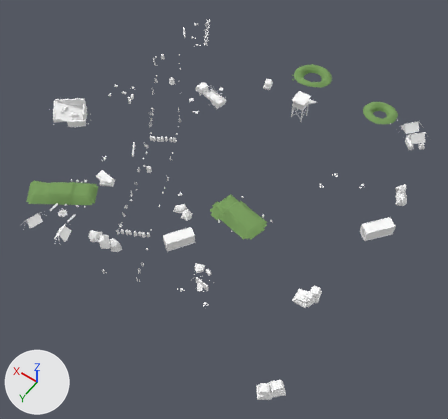
The glTF model assets/models/outdoor/outdoor_03.glb as it was, and as the next commit left it.
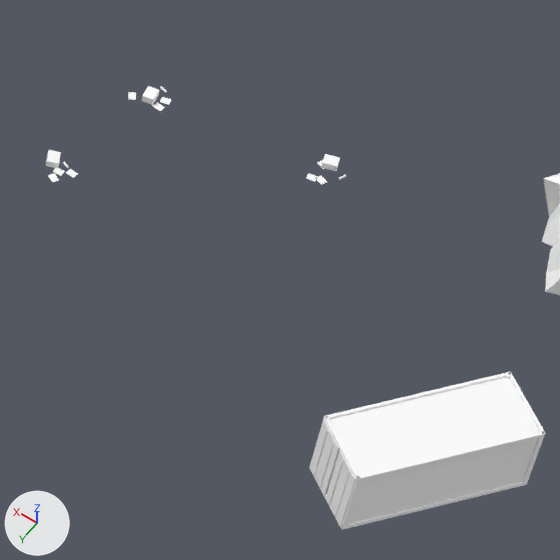
There are two pictures of each version: one whole from a 50 mm lens placed at (-53.0, 82.4, 104.7), pointed at (-2.7, 12.0, -6.0), one close up on the part from 70% to 89% of the width and 38% to 59% of the height. Lighting does not change. The marker at lower left points along +X, +Y and +Z. The older version's two pictures come first. Vertices at exactly the same position are counted once.

Before the edit, the objects in view are built like this:
```python
me_gas_station_town = bpy.data.meshes.new('gas_station_town')
me_gas_station_town.from_pydata(...)  # 12403 vertices, 18644 faces; spans x -38.2..43.5, y -38.1..46.4, z -4.0..6.8
# faces by material slot: [16386, 2258]
me_gas_station_town.materials.append(mat_kit_atlas)  # white #ffffff
me_gas_station_town.materials.append(mat_ground)  # picture img_kit_dbr_ground
ob_gas_station_town = bpy.data.objects.new('gas_station_town', me_gas_station_town)
ob_gas_station_town.location = (0.0, 0.0, 0.0)
```
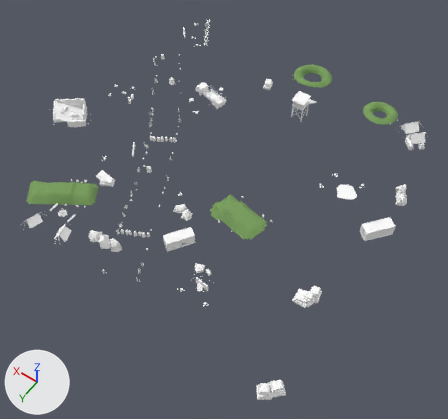
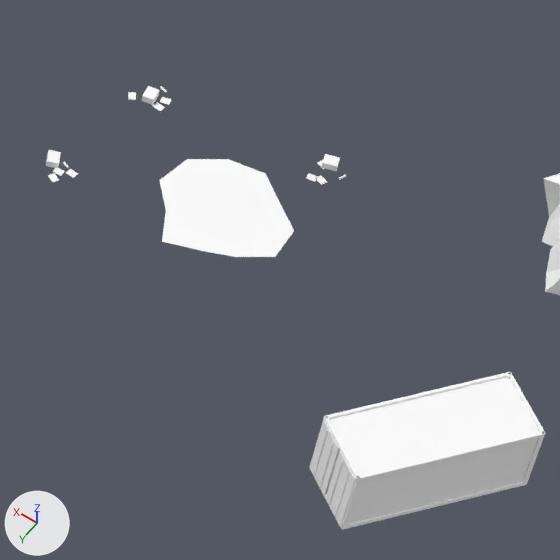
The change in detail:
Picture 'outdoor_decals' (img_outdoor_decals) is new.
Material 'decals_cut' (mat_decals_cut) is new.
Uses the picture img_outdoor_decals.
me_gas_station_town is used by ob_gas_station_town; location (0.0, 0.0, 0.0).
me_gas_station_town had 12403 vertices, 18644 faces and spanned x -38.2..43.5, y -38.1..46.4, z -4.0..6.8.
me_gas_station_town now has 12431 vertices, 18668 faces and spans x -38.2..43.5, y -38.1..46.4, z -4.0..6.8.
Part 1, on me_gas_station_town:
24 vertices are added at x -27.7..-23.1, y -2.7..1.8, z 3.8.
22 new faces join them, mat_kit_atlas (white #ffffff).
Other edits to the shape of me_gas_station_town do not show in these pictures.
me_gas_station_town gains material mat_decals_cut.

Pixel boxes [x1, y1, x2, y2] of what changed, in the close-ups (560 x 560 px):
part 1 of me_gas_station_town, added: after [159, 159, 294, 257]
